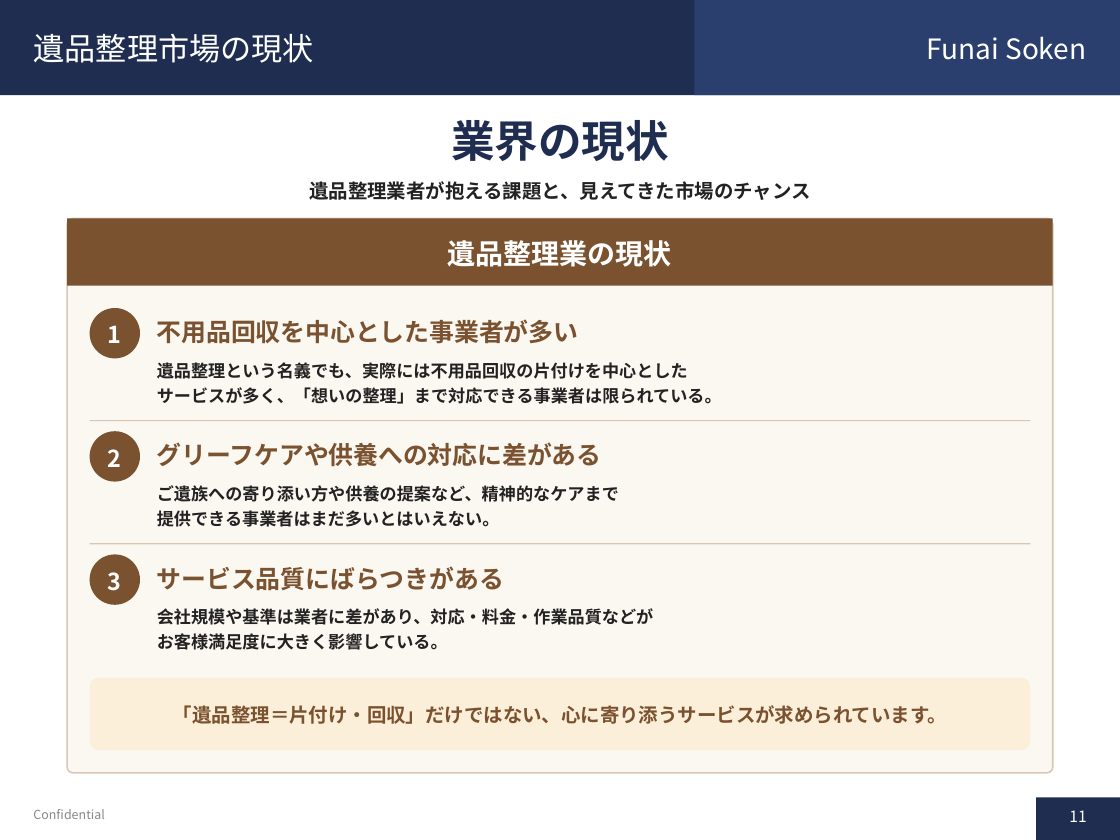
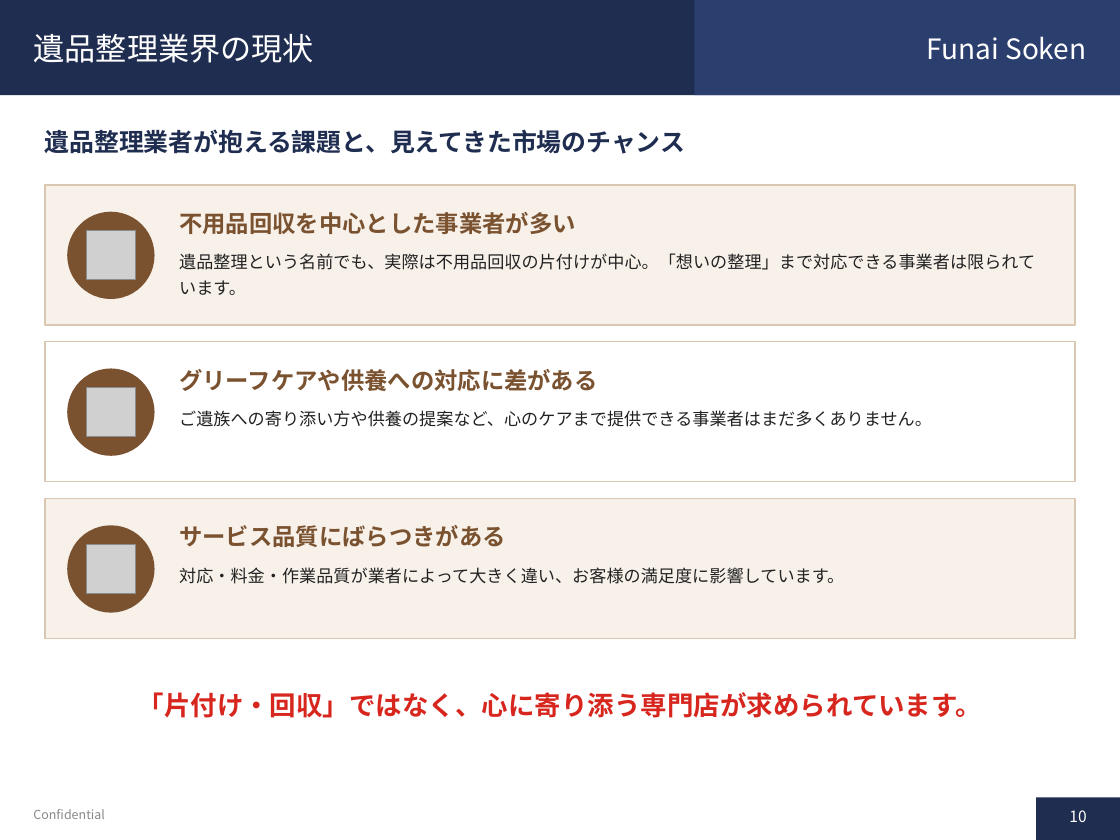
Before and after one commit to soshiro-iki-sys/-, a slide deck: slide 10 of proposals/遺品整理事業_企画書.pptx (slide 11 before the commit). Drawn at 1120x840 pixels with LibreOffice and Linux fonts; fonts in the diff are those of the drawing; grey boxes stand for pictures. Boxes give left, top, right and bottom in pixels: in the first picture for what was removed or moved away, otherwise in the second. Text is boxed around its words. In the diff, an @@ line names an element or a change of style, - is before the commit and + after.

```diff
--- a/proposals/遺品整理事業_企画書.pptx
+++ b/proposals/遺品整理事業_企画書.pptx
@@ title at (x1=34, y1=33, x2=314, y2=63): text changed @@
-遺品整理市場の現状
+遺品整理業界の現状
@@ text "遺品整理業者が抱える課題と、見えてきた市場のチャンス" moved from (x1=309, y1=181, x2=810, y2=200) to (x1=45, y1=129, x2=685, y2=154) @@
@@ text "遺品整理業者が抱える課題と、見えてきた市場のチャンス" at (x1=45, y1=129, x2=685, y2=154): size 12.5 to 16 pt, text colour #222222 to #1F2D50; alignment centre to left; line spacing 1.1 to 1.12 @@
@@ text removed at (x1=451, y1=120, x2=669, y2=161) @@
-業界の現状
@@ rectangle resized from (x1=67, y1=218, x2=1053, y2=286) to (x1=45, y1=185, x2=1075, y2=325) @@
@@ rectangle at (x1=45, y1=185, x2=1075, y2=325): fill #7A5230 to #F7F1EA; outline none to #D9C7B2 1 pt @@
@@ size 16 to 15 pt; line spacing 1.1 to 1.12 in 3 elements at (x1=179, y1=525, x2=506, y2=547), (x1=179, y1=369, x2=598, y2=391), (x1=179, y1=212, x2=576, y2=234) @@
@@ text "不用品回収を中心とした事業者が多い" moved from (x1=157, y1=319, x2=579, y2=344) to (x1=179, y1=212, x2=576, y2=234) @@
@@ ellipse resized from (x1=90, y1=308, x2=140, y2=358) to (x1=67, y1=212, x2=155, y2=299) @@
@@ rounded rectangle removed at (x1=67, y1=218, x2=1053, y2=773) @@
@@ picture added at (x1=86, y1=231, x2=136, y2=280) @@
@@ text at (x1=179, y1=253, x2=1035, y2=295): text changed; bold off @@
-遺品整理という名義でも、実際には不用品回収の片付けを中心とした
-サービスが多く、「想いの整理」まで対応できる事業者は限られている。
+遺品整理という名前でも、実際は不用品回収の片付けが中心。「想いの整理」まで対応できる事業者は限られています。
@@ text removed at (x1=448, y1=240, x2=672, y2=267) @@
-遺品整理業の現状
@@ text removed at (x1=108, y1=325, x2=122, y2=343) @@
-1
@@ rectangle resized from (x1=90, y1=420, x2=1030, y2=421) to (x1=45, y1=342, x2=1075, y2=482) @@
@@ rectangle at (x1=45, y1=342, x2=1075, y2=482): fill #D9C7B2 to #FFFFFF; outline none to #D9C7B2 1 pt @@
@@ text "グリーフケアや供養への対応に差がある" moved from (x1=157, y1=442, x2=602, y2=466) to (x1=179, y1=369, x2=598, y2=391) @@
@@ ellipse resized from (x1=90, y1=431, x2=140, y2=482) to (x1=67, y1=368, x2=155, y2=456) @@
@@ picture added at (x1=86, y1=388, x2=136, y2=437) @@
@@ text at (x1=179, y1=410, x2=932, y2=427): text changed; bold off @@
-ご遺族への寄り添い方や供養の提案など、精神的なケアまで
-提供できる事業者はまだ多いとはいえない。
+ご遺族への寄り添い方や供養の提案など、心のケアまで提供できる事業者はまだ多くありません。
@@ text removed at (x1=108, y1=449, x2=122, y2=467) @@
-2
@@ rectangle resized from (x1=90, y1=543, x2=1030, y2=544) to (x1=45, y1=498, x2=1075, y2=638) @@
@@ rectangle at (x1=45, y1=498, x2=1075, y2=638): fill #D9C7B2 to #F7F1EA; outline none to #D9C7B2 1 pt @@
@@ ellipse resized from (x1=90, y1=554, x2=140, y2=605) to (x1=67, y1=525, x2=155, y2=613) @@
@@ text "サービス品質にばらつきがある" moved from (x1=157, y1=566, x2=504, y2=591) to (x1=179, y1=525, x2=506, y2=547) @@
@@ picture added at (x1=86, y1=544, x2=136, y2=594) @@
@@ text at (x1=179, y1=567, x2=844, y2=584): text changed; bold off @@
-会社規模や基準は業者に差があり、対応・料金・作業品質などが
-お客様満足度に大きく影響している。
+対応・料金・作業品質が業者によって大きく違い、お客様の満足度に影響しています。
@@ text removed at (x1=108, y1=572, x2=122, y2=591) @@
-3
@@ rounded rectangle removed at (x1=90, y1=678, x2=1030, y2=750) @@
@@ text at (x1=138, y1=692, x2=982, y2=718): text changed; size 12.5 to 17 pt; text colour #7A5230 to #D7261E @@
-「遺品整理＝片付け・回収」だけではない、心に寄り添うサービスが求められています。
+「片付け・回収」ではなく、心に寄り添う専門店が求められています。
@@ page number at (x1=1069, y1=810, x2=1086, y2=822): text changed @@
-11
+10
```
Also in this commit, not shown: 36 other slides changed, 20 slides added, 28 slides removed, 2 other files.
